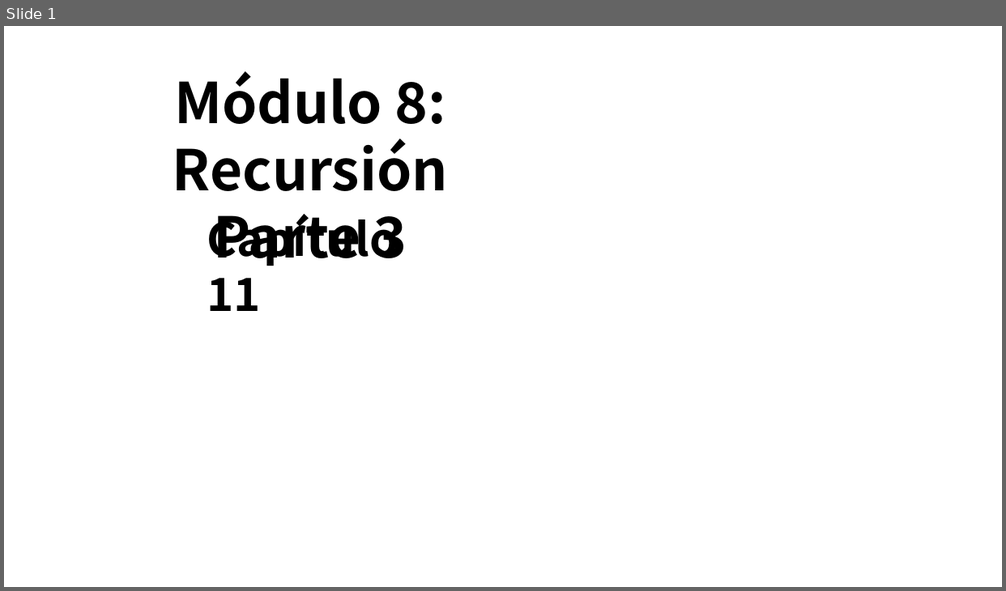
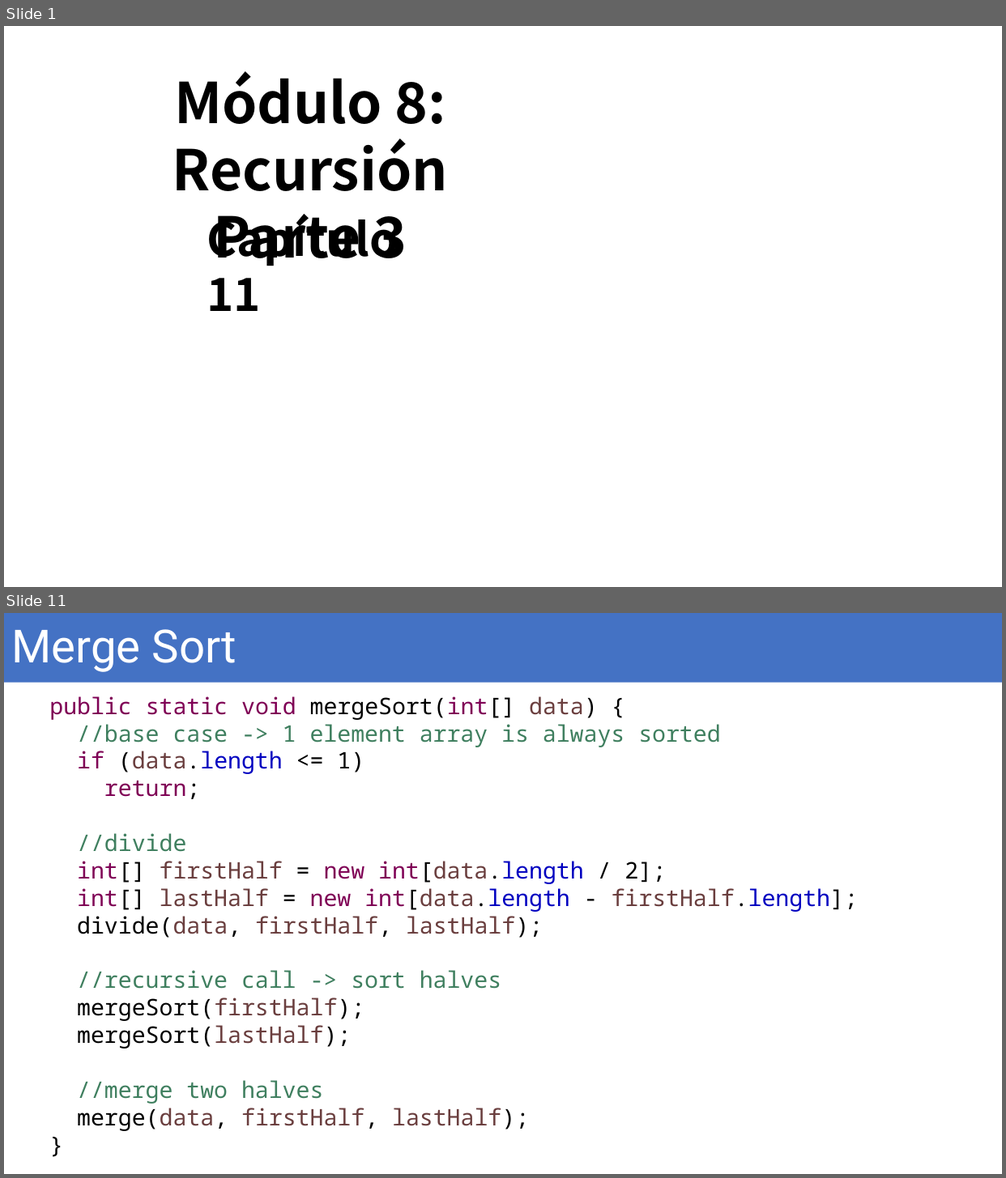
Before and after one commit to OMardil/INFO2, a slide deck: MOD08_Recursion/01 Presentacion/INFO2_MOD08_3-Merge_Sort.pptx. Shown one above the other, each under a label of ours: slide 1 before the commit, slides 1 and 11 after it; the slides between them are not shown. The pictures are 1006x591 and 1006x1178 pixels, drawn with LibreOffice and Linux fonts; fonts in the diff are those of the drawing; background and template pictures are left out. Boxes give left, top, right and bottom in pixels: in the first picture for what was removed or moved away, otherwise in the second. Text is boxed around its words. In the diff, an @@ line names an element or a change of style, - is before the commit and + after.

```diff
--- a/MOD08_Recursion/01 Presentacion/INFO2_MOD08_3-Merge_Sort.pptx
+++ b/MOD08_Recursion/01 Presentacion/INFO2_MOD08_3-Merge_Sort.pptx
@@ slide 11 added at [4, 613, 1002, 1174], background #FFFFFF @@
@@ title added at [4, 613, 1002, 683], fill #4472C4, 44 pt, text #FFFFFF @@
+Merge Sort
@@ text added at [49, 696, 858, 1131], 22 pt, text #6A3E3E @@
+public static void mergeSort(int[] data) {
+//base case -> 1 element array is always sorted
+if (data.length <= 1)
+return;
+//divide
+int[] firstHalf = new int[data.length / 2];
+int[] lastHalf = new int[data.length - firstHalf.length];
+divide(data, firstHalf, lastHalf);
+//recursive call -> sort halves
+mergeSort(firstHalf);
+mergeSort(lastHalf);
+//merge two halves
+merge(data, firstHalf, lastHalf);
+}
```
Also in this commit, not shown: 2 slides changed, 8 other slides added, 4 slides removed, 3 other files.
